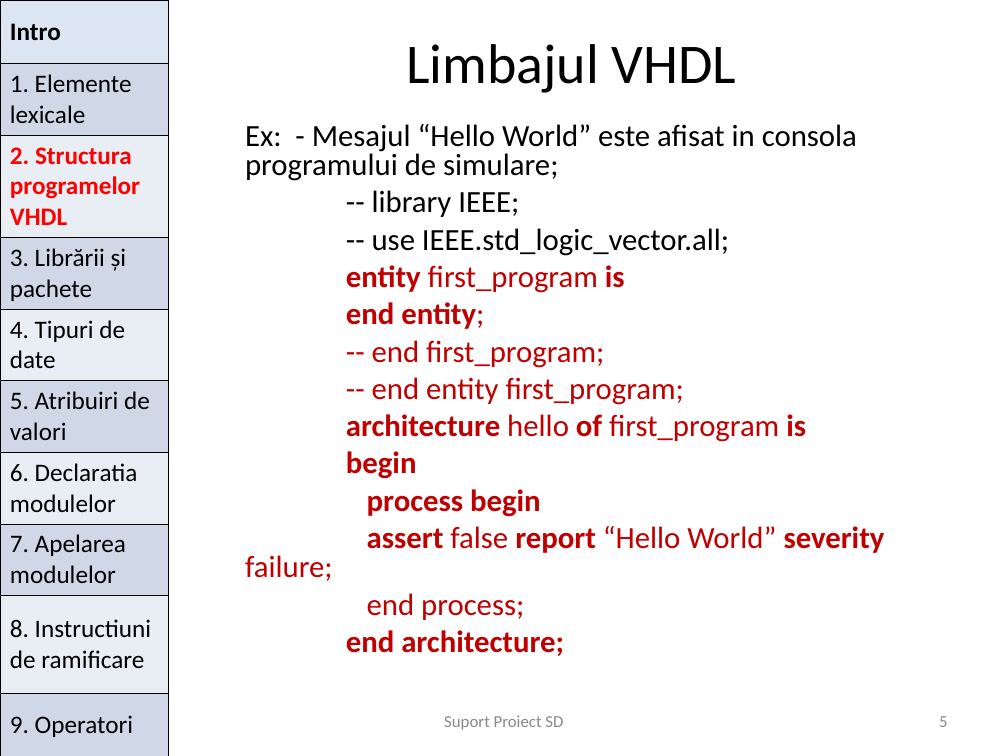
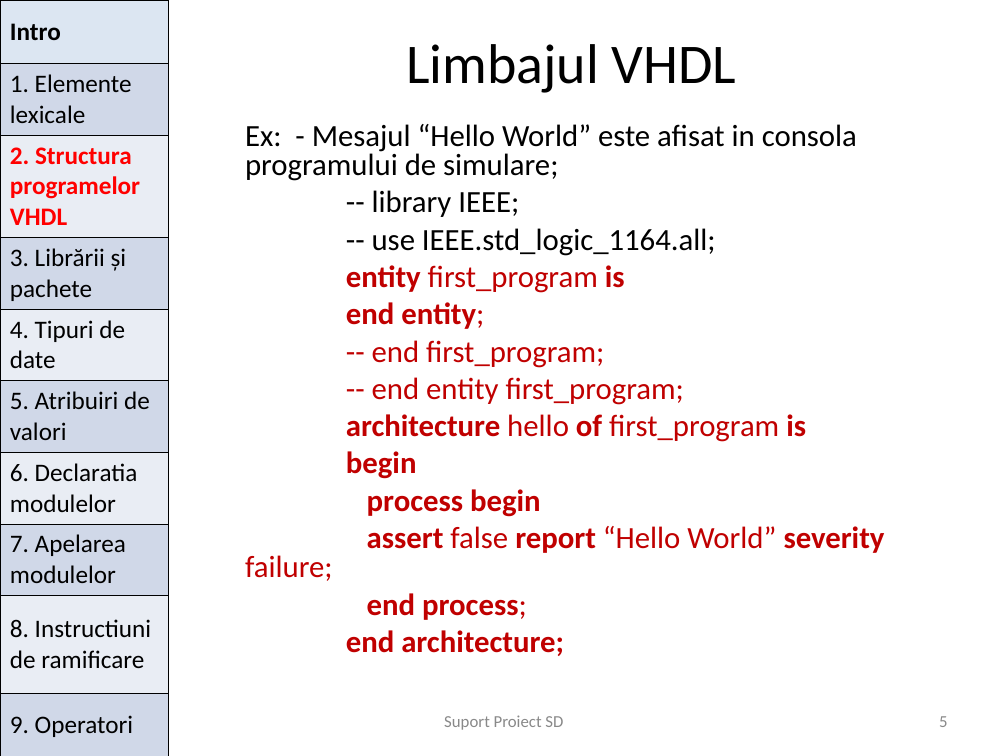
Before and after one commit to mohammadfayaj/Suport_HDL, a slide deck: slide 5 of Curs_2_Limbaje_de_descriere_hardware/prezentare_VHDL.ppt. Drawn at 1008x756 pixels with LibreOffice and Linux fonts; fonts in the diff are those of the drawing. Boxes give left, top, right and bottom in pixels: in the first picture for what was removed or moved away, otherwise in the second. Text is boxed around its words. In the diff, an @@ line names an element or a change of style, - is before the commit and + after.

```diff
--- a/Curs_2_Limbaje_de_descriere_hardware/prezentare_VHDL.ppt
+++ b/Curs_2_Limbaje_de_descriere_hardware/prezentare_VHDL.ppt
@@ text at (372, 228, 716, 256): text changed @@
-  -- use IEEE.std_logic_vector.all;
+  -- use IEEE.std_logic_1164.all;
@@ text at (367, 593, 527, 620): bold on in "end process;" @@
```
Also in this commit, not shown: 6 other slides changed, 5 other files.
